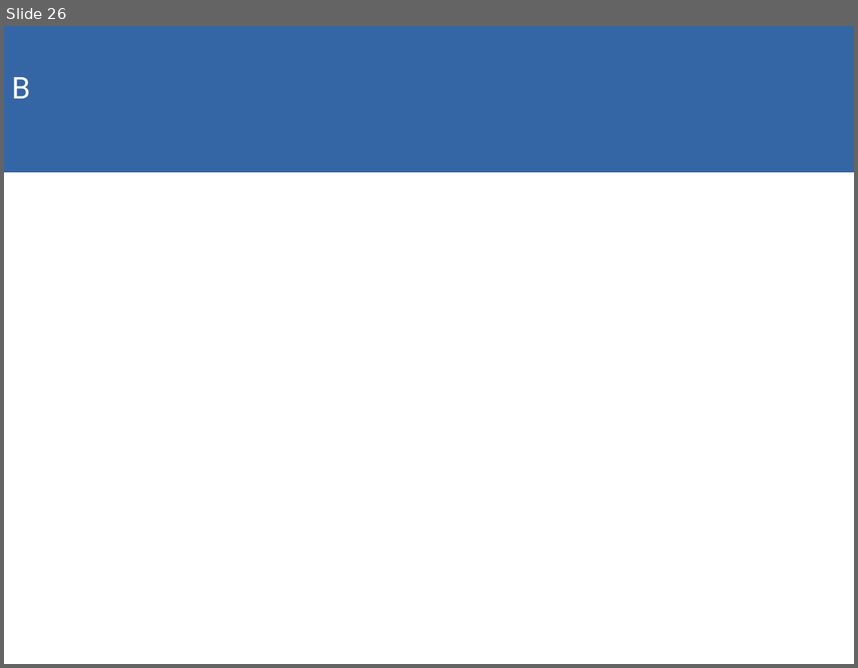
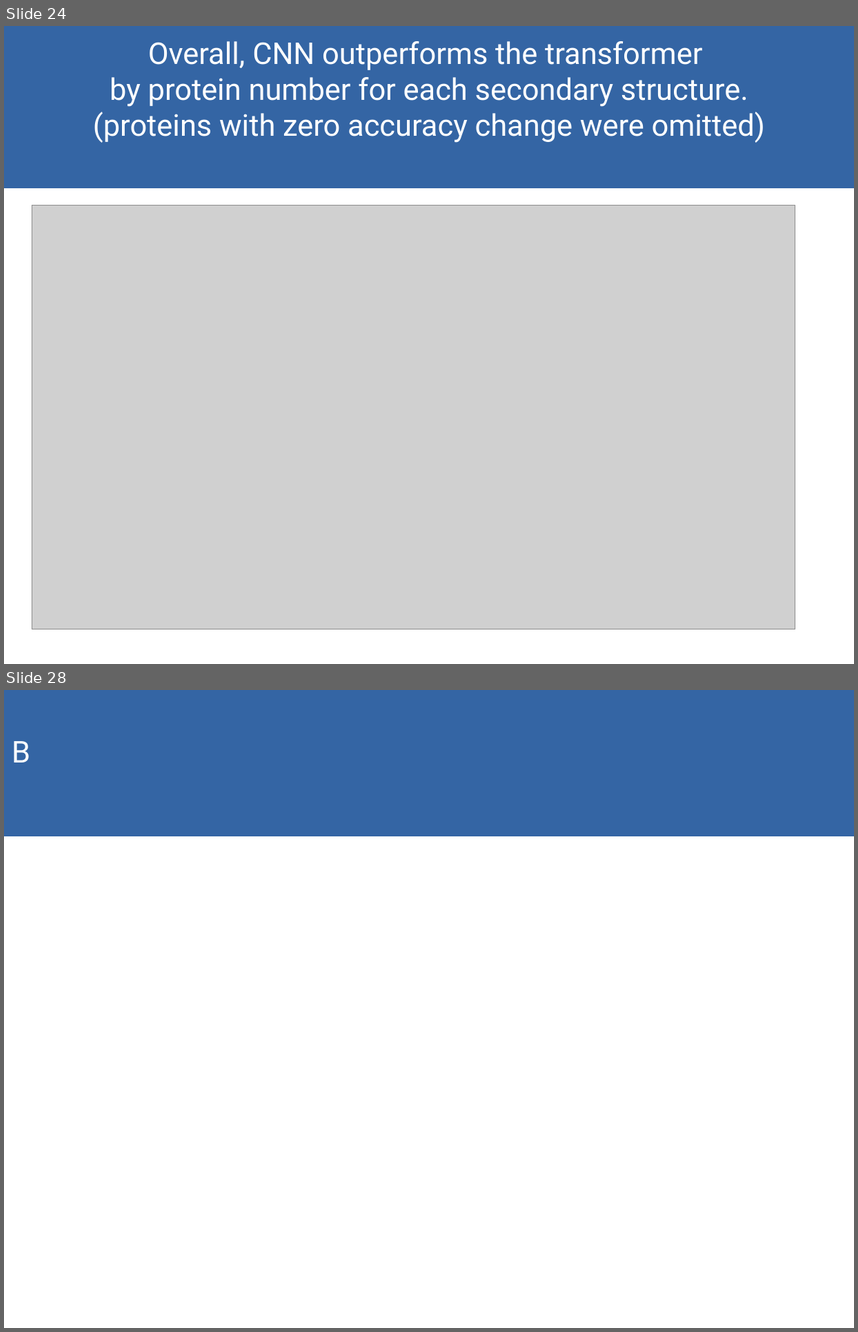
Before and after one commit to akulikova64/BERT_CNN_comparison, a slide deck: analysis/CNN_transf_comparison.odp. Shown one above the other, each under a label of ours: slide 26 before the commit, slides 24 and 28 after it; the slides between them are not shown. The pictures are 858x668 and 858x1332 pixels, drawn with LibreOffice and Linux fonts; fonts in the diff are those of the drawing; grey boxes stand for pictures. Boxes give left, top, right and bottom in pixels: in the first picture for what was removed or moved away, otherwise in the second. Text is boxed around its words. In the diff, an @@ line names an element or a change of style, - is before the commit and + after.

```diff
--- a/analysis/CNN_transf_comparison.odp
+++ b/analysis/CNN_transf_comparison.odp
@@ slide 24 added at box(4, 26, 854, 664), background #FFFFFF @@
@@ rectangle added at box(4, 26, 854, 188), fill #3465A4, outline #3465A4 0 pt, 28 pt, text #FFFFFF @@
+Overall, CNN outperforms the transformer
+by protein number for each secondary structure.
+(proteins with zero accuracy change were omitted)
@@ picture added at box(32, 205, 795, 629) @@
@@ what was slide 26 is now slide 28 @@
```
Also in this commit, not shown: 2 slides changed, 2 other slides added, 1 slide removed, 7 other files.
